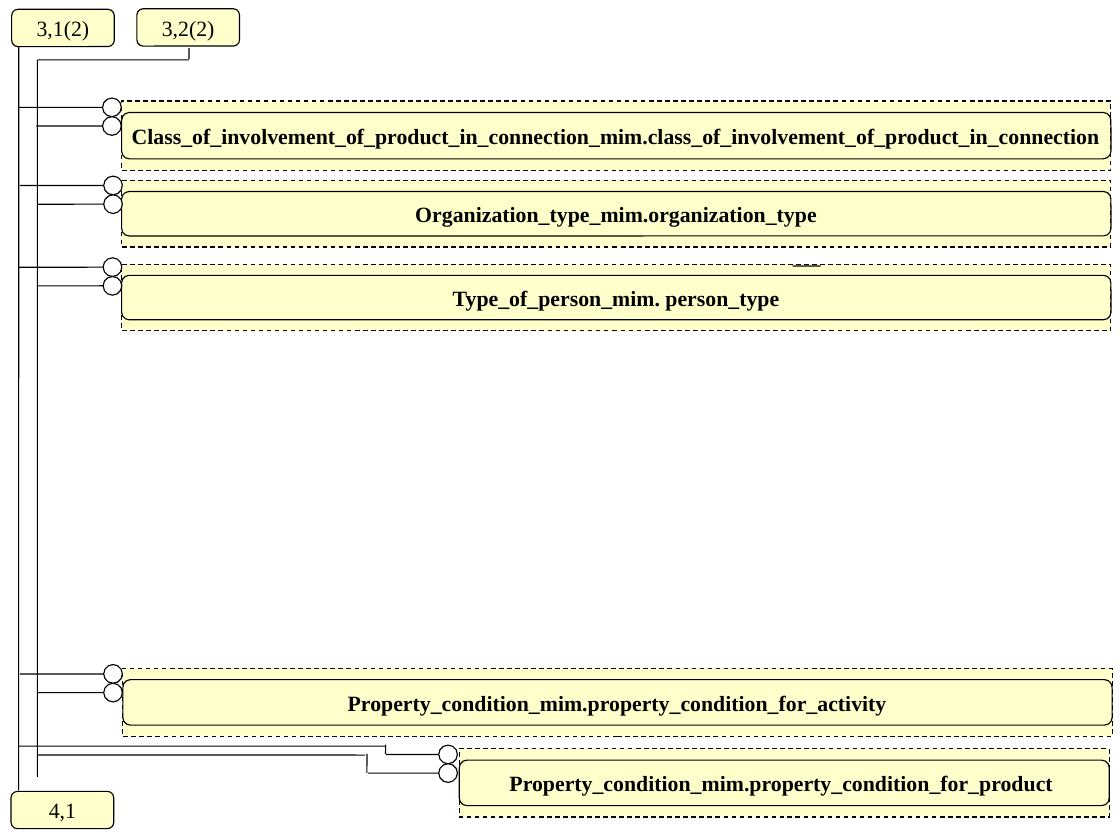
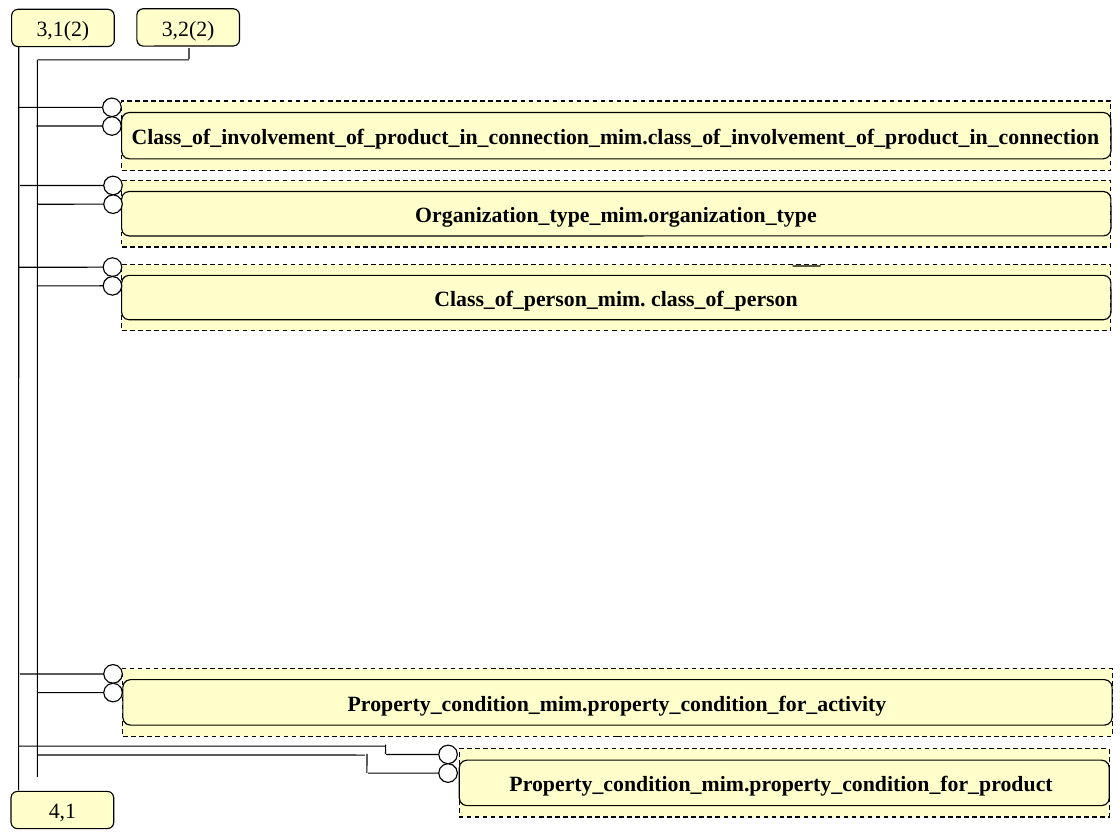
Before and after one commit to starseeker/stepmod_mirror, a slide deck: slide 10 of data/modules/functional_data/functional_data.ppt. Drawn at 1120x840 pixels with LibreOffice and Linux fonts; fonts in the diff are those of the drawing. Boxes give left, top, right and bottom in pixels: in the first picture for what was removed or moved away, otherwise in the second. Text is boxed around its words. In the diff, an @@ line names an element or a change of style, - is before the commit and + after.

Commit message:
adding class_of_person

```diff
--- a/data/modules/functional_data/functional_data.ppt
+++ b/data/modules/functional_data/functional_data.ppt
@@ text in rectangle at <box>434,290,798,311</box>: text changed @@
-Type_of_person_mim. person_type
+Class_of_person_mim. class_of_person
```
Also in this commit, not shown: 3 other slides changed, 21 other files.
